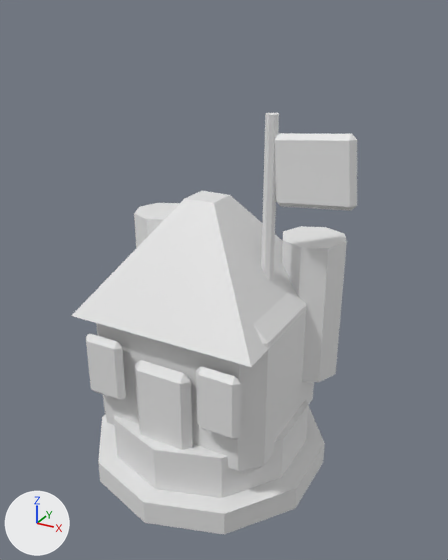
The Blender file ArtSource/Blender/Barracks_L2.blend as it was, and as the next commit left it.
Camera for both pictures: a camera (50 mm lens) standing at (1.57, -2.67, 2.52) and looking at (0.1, -0.01, 1.19). Arrows for +X, +Y and +Z are at lower left; the lights stay in place. The older version comes first.

Names of what the first picture shows: 'BarracksBanner_Cloth', 'BarracksBanner_Pole', 'BarracksDoor', 'BarracksHall', 'BarracksRoof', 'BarracksShield', 'BarracksShield.001', 'BarracksTurret', 'BarracksTurret.001', 'TowerBase', 'TowerFoundation'.
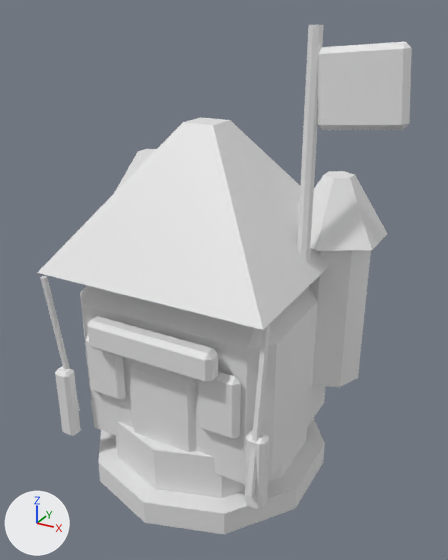
The change, as a list of edits to the scene's bpy script:
```text
Change me_barrackshall_mesh:
    remove me_barrackshall_mesh.from_pydata(...)  # 24 vertices, 26 faces; spans x -0.52..0.52, y -0.44..0.44, z -0.46..0.46
    add me_barrackshall_mesh.from_pydata(...)  # 24 vertices, 26 faces; spans x -0.58..0.58, y -0.48..0.48, z -0.49..0.49
    me_barrackshall_mesh part 1: 24 of 24 vertices moved; they spanned x -0.52..0.52, y -0.44..0.44, z -0.46..0.46 and now span x -0.58..0.58, y -0.48..0.48, z -0.49..0.49; mean shift (0.0, 0.0, 0.0)
Change me_barracksroof_mesh:
    used by ob_barracksroof; location = (0.0, 0.0, 1.34); rotation_euler = (0.0, 0.0, 0.785), in degrees (0, 0, 45)
    remove me_barracksroof_mesh.from_pydata(...)  # 8 vertices, 6 faces; spans x -0.74..0.74, y -0.74..0.74, z -0.29..0.29
    add me_barracksroof_mesh.from_pydata(...)  # 8 vertices, 6 faces; spans x -0.88..0.88, y -0.88..0.88, z -0.35..0.35
    me_barracksroof_mesh part 2
    add for i in [1, 3, 5, 7]: me_barracksroof_mesh.vertices[i].co += Vector((0.0, 0.0, 0.06))
    me_barracksroof_mesh.vertices[0].co: (0.0, 0.74, -0.29) -> (0.0, 0.88, -0.35)
    me_barracksroof_mesh.vertices[2].co: (0.74, 0.0, -0.29) -> (0.88, 0.0, -0.35)
    me_barracksroof_mesh.vertices[4].co: (0.0, -0.74, -0.29) -> (0.0, -0.88, -0.35)  # pixel (251, 367) -> pixel (263, 329)
    me_barracksroof_mesh.vertices[6].co: (-0.74, 0.0, -0.29) -> (-0.88, 0.0, -0.35)  # pixel (71, 315) -> pixel (37, 272)
Change me_barracksdoor_mesh:
    remove me_barracksdoor_mesh.from_pydata(...)  # 24 vertices, 26 faces; spans x -0.17..0.17, y -0.04..0.04, z -0.29..0.29
    add me_barracksdoor_mesh.from_pydata(...)  # 24 vertices, 26 faces; spans x -0.21..0.21, y -0.04..0.04, z -0.29..0.29
    me_barracksdoor_mesh part 3: all 12 vertices in x -0.17..-0.13, y -0.04..0.04, z -0.29..0.29 are moved by (-0.04, 0.0, 0.0)
    me_barracksdoor_mesh part 4: all 12 vertices in x 0.13..0.17, y -0.04..0.04, z -0.29..0.29 are moved by (0.04, 0.0, 0.0)
Change me_barracksturret_mesh_001:
    remove me_barracksturret_mesh_001.from_pydata(...)  # 16 vertices, 10 faces; spans x -0.18..0.18, y -0.18..0.18, z -0.4..0.4
    add me_barracksturret_mesh_001.from_pydata(...)  # 16 vertices, 10 faces; spans x -0.2..0.2, y -0.2..0.2, z -0.46..0.46
    me_barracksturret_mesh_001 part 5: the whole mesh is scaled about its middle by (1.11, 1.11, 1.15)
Change ob_barracksroof:
    ob_barracksroof.location: (0.0, 0.0, 1.34) -> (0.0, 0.0, 1.66)
Change ob_barracksbanner_pole:
    ob_barracksbanner_pole.location: (0.35, 0.0, 1.52) -> (0.54, 0.0, 1.9)
Change ob_barracksbanner_cloth:
    ob_barracksbanner_cloth.location: (0.571, 0.0, 1.827) -> (0.761, 0.0, 2.207)
Change ob_barracksturret_001:
    ob_barracksturret_001.location: (0.48, 0.3, 1.0) -> (0.58, 0.34, 1.05)
Add ob_barracksfrontbrace:
    ob_barracksfrontbrace = bpy.data.objects.new('BarracksFrontBrace', me_barracksfrontbrace_mesh)  # 24 vertices, 26 faces; spans x -0.36..0.36, y -0.05..0.05, z -0.08..0.08; in mat_dc_defender (white #e7e7e7)
    ob_barracksfrontbrace.location = (0.0, -0.56, 1.02)
Add ob_barracksweaponrack_001:
    ob_barracksweaponrack_001 = bpy.data.objects.new('BarracksWeaponRack.001', me_barracksweaponrack_mesh_001)  # 24 vertices, 26 faces; spans x -0.05..0.05, y -0.04..0.04, z -0.21..0.21; in mat_dc_dark (white #e7e7e7)
    ob_barracksweaponrack_001.location = (0.58, -0.56, 0.52)
Add ob_barracksspear_001:
    ob_barracksspear_001 = bpy.data.objects.new('BarracksSpear.001', me_barracksspear_mesh_001)  # a 5-sided cylinder along z spanning x -0.017..0.017, y -0.015..0.018, z -0.44..0.44; in mat_dc_dark (white #e7e7e7)
    ob_barracksspear_001.location = (0.58, -0.56, 0.86)
    ob_barracksspear_001.rotation_euler = (-0.14, 0.0, 0.0)  # degrees (-8, 0, 0)
Add ob_barracksturretroof_001:
    ob_barracksturretroof_001 = bpy.data.objects.new('BarracksTurretRoof.001', me_barracksturretroof_mesh_001)  # a 6-sided cut cone along z (radius 0.279 at the low end, 0.08 at the high end) spanning x -0.242..0.242, y -0.28..0.28, z -0.16..0.16; in mat_dc_defender (white #e7e7e7)
    ob_barracksturretroof_001.location = (0.58, 0.34, 1.58)
Add ob_barracksweaponrack:
    ob_barracksweaponrack = bpy.data.objects.new('BarracksWeaponRack', me_barracksweaponrack_mesh_001.copy())
    ob_barracksweaponrack.location = (-0.58, -0.56, 0.52)
Add ob_barracksspear:
    ob_barracksspear = bpy.data.objects.new('BarracksSpear', me_barracksspear_mesh_001.copy())
    ob_barracksspear.location = (-0.58, -0.56, 0.86)
    ob_barracksspear.rotation_euler = (0.14, 0.0, 0.0)  # degrees (8, 0, 0)
Add ob_barracksturretroof:
    ob_barracksturretroof = bpy.data.objects.new('BarracksTurretRoof', me_barracksturretroof_mesh_001.copy())
    ob_barracksturretroof.location = (-0.58, 0.34, 1.58)
```

Location of each change, [x1, y1, x2, y2] in pixels of the pictures (448 x 560 px; the box of a moved part takes in the faces that stretch with it):
'BarracksRoof', reshaped, moved (24% wider, 21% taller)
    before: [71, 191, 307, 367]
    after: [37, 117, 329, 330]
'BarracksHall', reshaped (13% wider, 7% taller)
    before: [96, 288, 314, 474]
    after: [80, 285, 326, 484]
'BarracksBanner_Cloth', moved
    before: [274, 133, 357, 211]
    after: [317, 42, 412, 130]
'BarracksTurret.001', moved, rescaled
    before: [282, 226, 347, 382]
    after: [309, 223, 374, 387]
'BarracksBanner_Pole', moved
    before: [261, 113, 279, 281]
    after: [297, 25, 324, 263]
'BarracksDoor', reshaped (17% wider)
    before: [135, 360, 193, 450]
    after: [129, 361, 197, 452]
'BarracksTurretRoof.001', added
    after: [310, 171, 387, 251]
'BarracksFrontBrace', added
    after: [87, 316, 218, 383]
'BarracksWeaponRack.001', added
    after: [245, 430, 269, 510]
'BarracksWeaponRack', added
    after: [55, 366, 81, 436]
'BarracksSpear.001', added
    after: [247, 324, 270, 497]
'BarracksSpear', added
    after: [41, 275, 80, 411]
'BarracksTurretRoof', added
    after: [114, 149, 156, 193]
part 3 of me_barracksdoor_mesh, moved or reshaped
    before: [135, 360, 141, 434]
    after: [129, 361, 135, 432]
part 4 of me_barracksdoor_mesh, moved or reshaped
    before: [137, 360, 193, 450]
    after: [130, 361, 197, 452]
